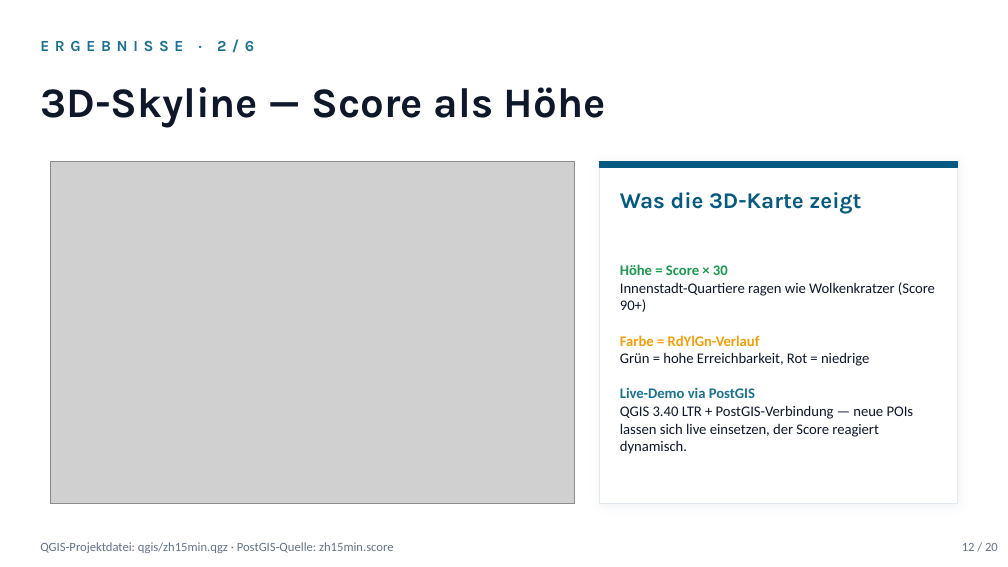
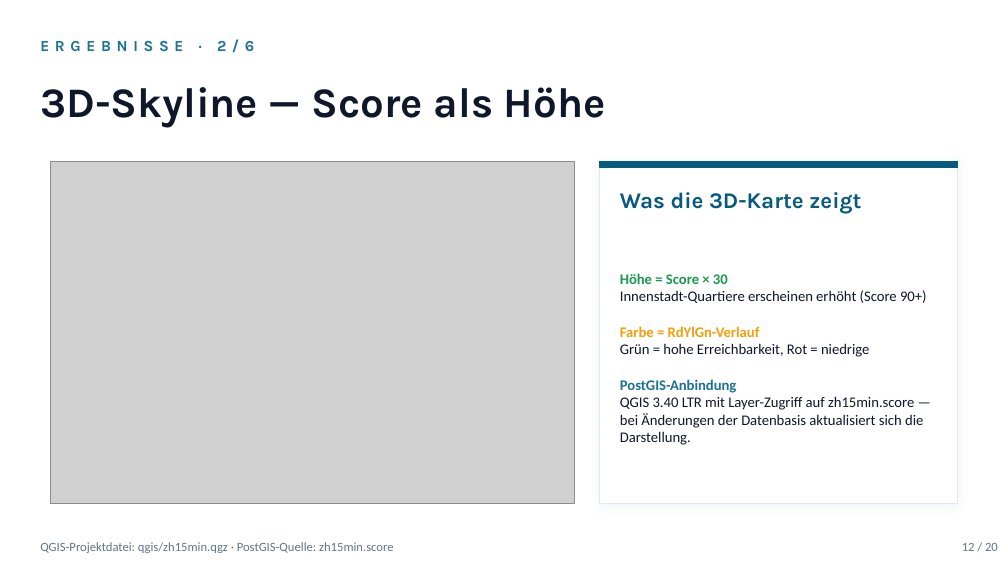
Before and after one commit to sanirmem/zh15min, a slide deck: slide 12 of reports/zh15min_slides.pptx. Drawn at 1008x567 pixels with LibreOffice and Linux fonts; fonts in the diff are those of the drawing; grey boxes stand for pictures. Boxes give left, top, right and bottom in pixels: in the first picture for what was removed or moved away, otherwise in the second. Text is boxed around its words. In the diff, an @@ line names an element or a change of style, - is before the commit and + after.

Commit message:
slides 4/12/14/20: visuelle Sprache an neutrales Skript angeglichen
Nach Slide 8 jetzt auch die übrigen Pitch-Marker und Live-Demo-Reste aus dem Deck entfernt:

* Slide 4: 'harten Wertfaktor' → 'Relevanz als Wertfaktor'; Intro 'ist heute Leitbild' → 'ist in der Stadtplanung etabliert' (matched script wording)

* Slide 12: 'ragen wie Wolkenkratzer' → 'erscheinen erhöht'; 'Live-Demo via PostGIS' → 'PostGIS-Anbindung'; 'neue POIs lassen sich live einsetzen, Score reagiert dynamisch' → 'Layer-Zugriff auf zh15min.score — bei Änderungen der Datenbasis aktualisiert sich die Darstellung'

* Slide 14: Footer 'Live-Reproduzierbar' → 'vollständig reproduzierbar'

* Slide 20: Ausblick-Item 'Dynamisches Re-Scoring bei neuem POI (QGIS-Live-Demo)' → '... via QGIS' (letzte Live-Demo-Referenz im Deck)

Final-Sweep über alle 20 Slides bestätigt 0 Treffer auf Pitch-/Live-Demo-Marker. Skript unverändert. PPTX + PDF neu generiert.

```diff
--- a/reports/zh15min_slides.pptx
+++ b/reports/zh15min_slides.pptx
@@ text at [620, 290, 927, 303]: text changed @@
-Innenstadt-Quartiere ragen wie Wolkenkratzer (Score 90+)
+Innenstadt-Quartiere erscheinen erhöht (Score 90+)
@@ text at [620, 379, 923, 445]: text changed @@
-Live-Demo via PostGIS
-QGIS 3.40 LTR + PostGIS-Verbindung — neue POIs lassen sich live einsetzen, der Score reagiert dynamisch.
+PostGIS-Anbindung
+QGIS 3.40 LTR mit Layer-Zugriff auf zh15min.score — bei Änderungen der Datenbasis aktualisiert sich die Darstellung.
```
Also in this commit, not shown: 3 other slides changed, 2 other files.
